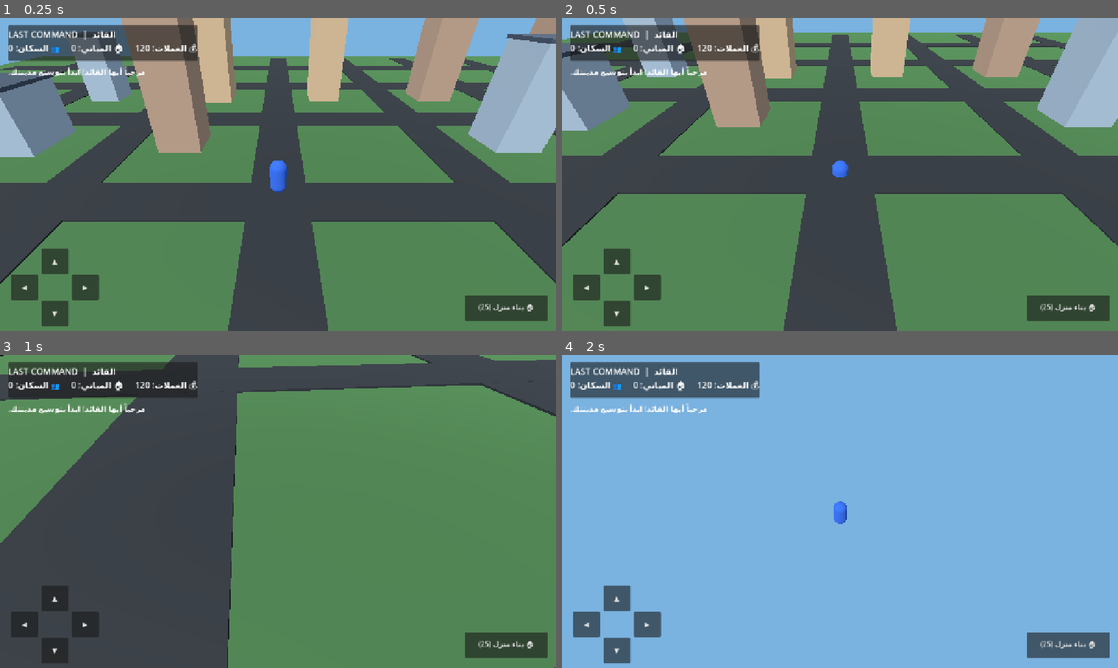
Above: before the commit, frames 1-4 (two rows, left to right).
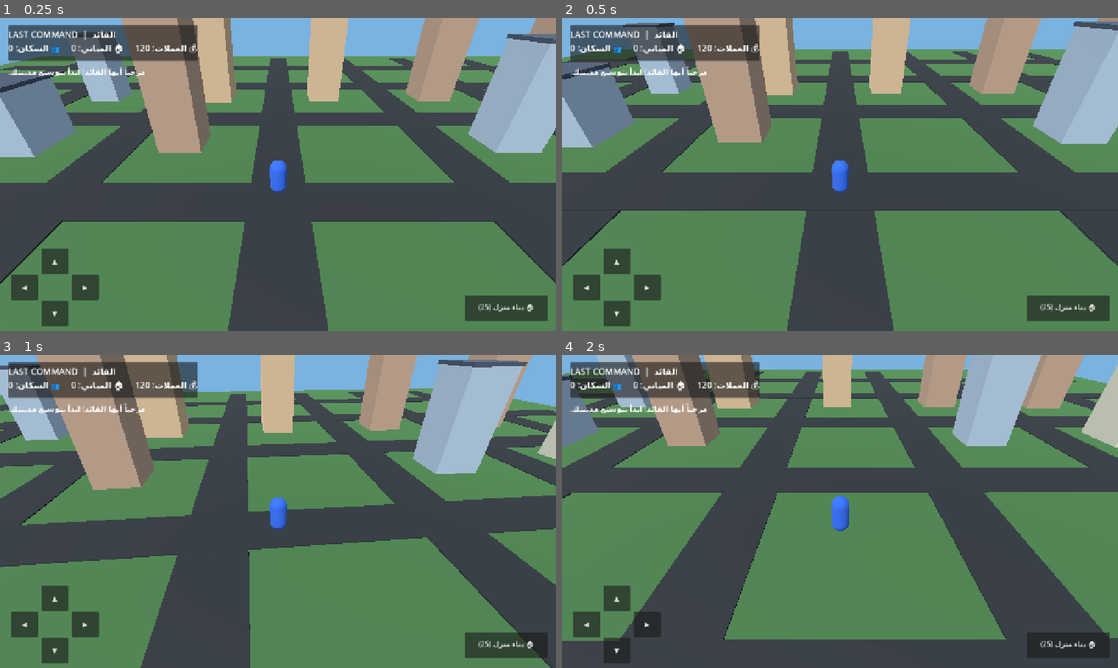
Above: after the commit, the same moments.

Repository: alshwqazf70-svg/last-command-android
Game: Godot game, scene res://scenes/main.tscn
Same seed, same stepped clock (60 frames per second), same inputs: the game is played once before the commit and once after it.
Inputs:
- Up to frame 1 (0.25 s): no input
- Up to frame 2 (0.5 s): no input
- Up to frame 3 (1 s): hold D from 0.53 s (still down)
- Up to frame 4 (2 s): release D at 1.28 s; hold S from 1.28 s (still down)

Frame 1 is identical in both runs. In frame 2, 24% of the frame differs, in the area x 0-100%, y 0-100%; in frame 3, 58%; in frame 4, 97%.

Commit message:
Add ground collision for stable player movement

Diff:
--- a/scripts/game.gd
+++ b/scripts/game.gd
@@ -65,8 +65,16 @@
 	sun.shadow_enabled = false
 	add_child(sun)
 
-	var ground := _make_box(Vector3(100, 0.5, 100), Vector3(0, -0.3, 0), Color(0.25, 0.43, 0.25))
-	add_child(ground)
+	var ground_body := StaticBody3D.new()
+	ground_body.position = Vector3(0, -0.3, 0)
+	add_child(ground_body)
+	var ground_mesh := _make_box(Vector3(100, 0.5, 100), Vector3.ZERO, Color(0.25, 0.43, 0.25))
+	ground_body.add_child(ground_mesh)
+	var ground_collision := CollisionShape3D.new()
+	var ground_shape := BoxShape3D.new()
+	ground_shape.size = Vector3(100, 0.5, 100)
+	ground_collision.shape = ground_shape
+	ground_body.add_child(ground_collision)
 	building_root = Node3D.new()
 	building_root.name = "City"
 	add_child(building_root)
